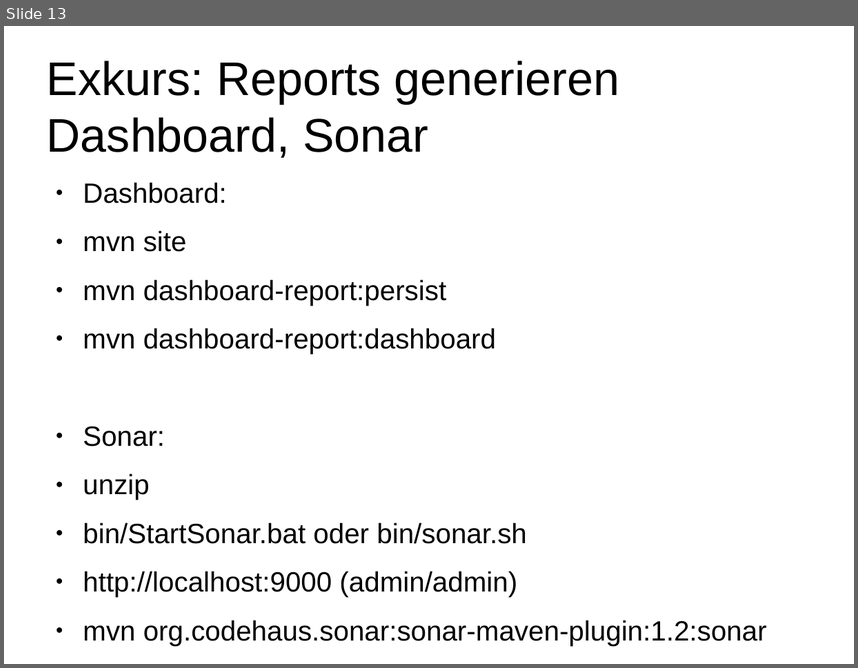
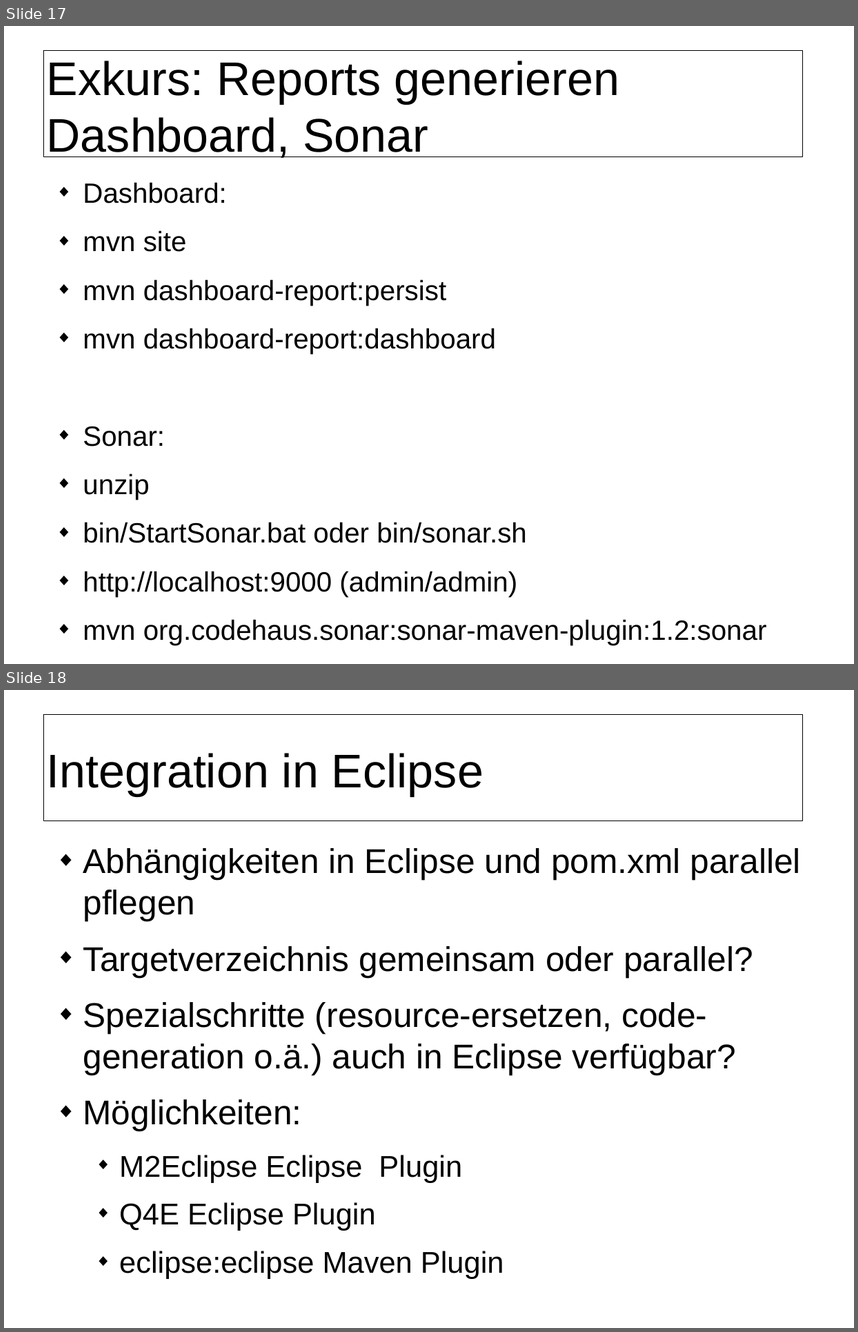
Before and after one commit to herrwieger/experttrainingbuildsystems, a slide deck: praesentationen/maven2.odp. Shown one above the other, each under a label of ours: slide 13 before the commit, slides 17 and 18 after it. The pictures are 858x668 and 858x1332 pixels, drawn with LibreOffice and Linux fonts; fonts in the diff are those of the drawing; background and template pictures are left out. Boxes give left, top, right and bottom in pixels: in the first picture for what was removed or moved away, otherwise in the second. Text is boxed around its words. In the diff, an @@ line names an element or a change of style, - is before the commit and + after.

```diff
--- a/praesentationen/maven2.odp
+++ b/praesentationen/maven2.odp
@@ slide 18 added at [4, 690, 854, 1328], background #FFFFFF; not listed: 1 template element that a slide beside it also shows @@
@@ title added at [47, 753, 484, 796], 44 pt, text #000000 @@
+Integration in Eclipse
@@ text added at [83, 848, 801, 1279], 32 pt, text #000000 @@
+◆ Abhängigkeiten in Eclipse und pom.xml parallel pflegen
+◆ Targetverzeichnis gemeinsam oder parallel?
+◆ Spezialschritte (resource-ersetzen, code-generation o.ä.) auch in Eclipse verfügbar?
+◆ Möglichkeiten:
+  ◆ M2Eclipse Eclipse Plugin
+  ◆ Q4E Eclipse Plugin
+  ◆ eclipse:eclipse Maven Plugin
@@ what was slide 13 is now slide 17 @@
@@ slide 17 changed as well @@
@@ rectangle added at [43, 50, 802, 156], outline #000000 0.57 pt @@
@@ text "Dashboard:" at [83, 182, 767, 645]: bullet ● to ◆ @@
```
Also in this commit, not shown: 12 other slides changed, 9 other slides added, 3 slides removed, 1 other file.
